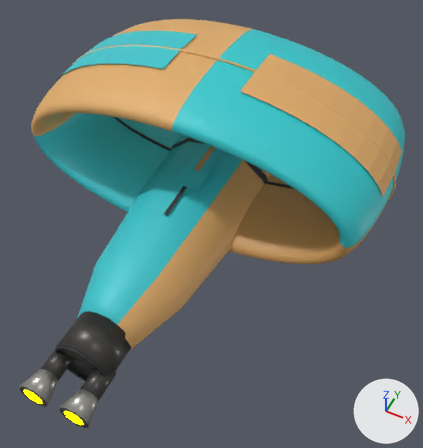
The glTF model ThoriumGap_JS/models/Ship_Hooper_508807.glb as it was, and as the next commit left it.
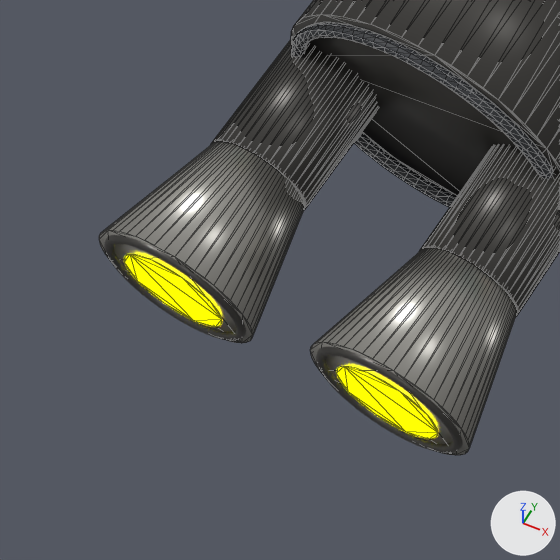
Old and new are each drawn whole from a 50 mm camera at (2.31, -4.95, 5.03) aimed at (0.31, -0.95, 0.03) and again close up on the part from 0% to 25% of the width and 76% to 100% of the height. Every picture has the same lights, and +X, +Y and +Z are marked at lower right. The older version's two pictures come first. The close-ups show mesh edges as thin lines. Where no turn or scale is listed for an object, it has been applied to the vertices.

Names of what the first close-up shows: 'EngineBell_Left_AftHullBurnishedNozzle', 'EngineBell_Right_AftHullBurnishedNozzle', 'EngineBlock_AftHullDarkTrimRing', 'EngineBlock_AftHullIntegratedMountPlate', 'EngineEmitter', 'EngineLip_Left_DarkNozzleRim', 'EngineLip_Right_DarkNozzleRim', 'EngineThroat_Left_AftHullDarkSocket', 'EngineThroat_Right_AftHullDarkSocket'.
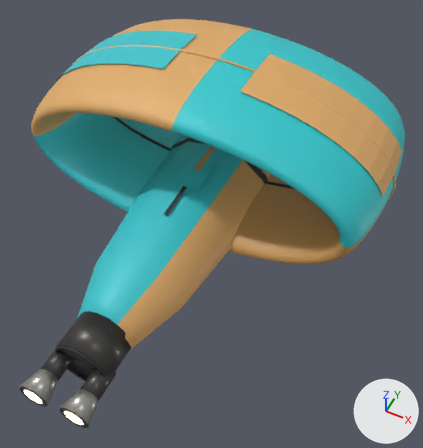
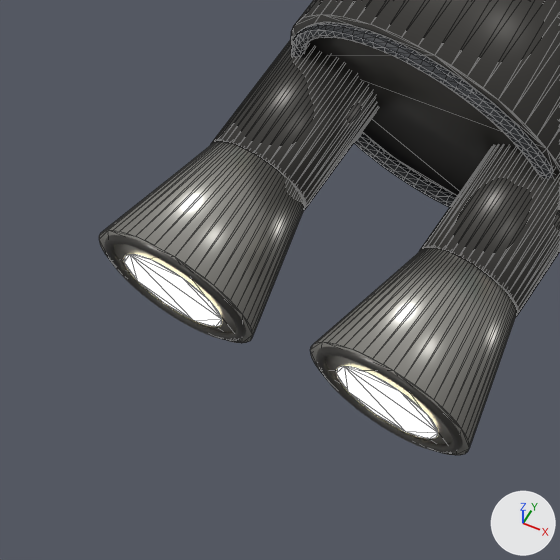
Where the change shows, as pixel boxes (x1, y1, x2, y2) in the close-ups (560 x 560 px):
'EngineEmitter', recoloured: (124, 254, 438, 439) in both

Patch to the scene script:
```diff
--- a/ThoriumGap_JS/models/Ship_Hooper_508807.glb.py
+++ b/ThoriumGap_JS/models/Ship_Hooper_508807.glb.py
@@ mat_engineglow @@
 mat_engineglow.roughness = 1.0
-mat_engineglow.emission_color = (1.0, 1.0, 0.0)  # yellow #ffff00
+mat_engineglow.emission_color = (0.62, 0.57, 0.4)  # beige #cec7aa
 mat_engineglow.emission_strength = 5.0
```
